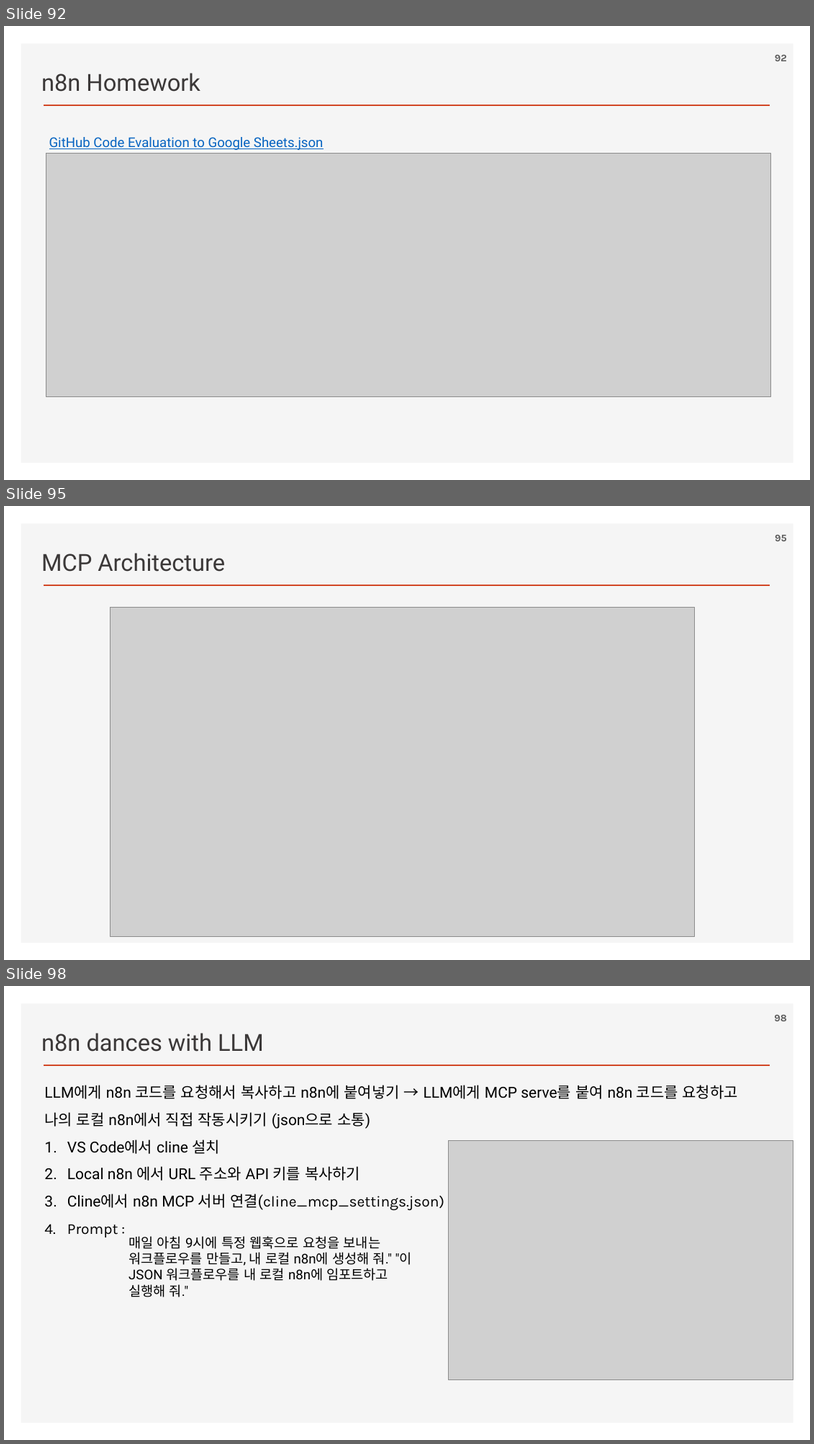
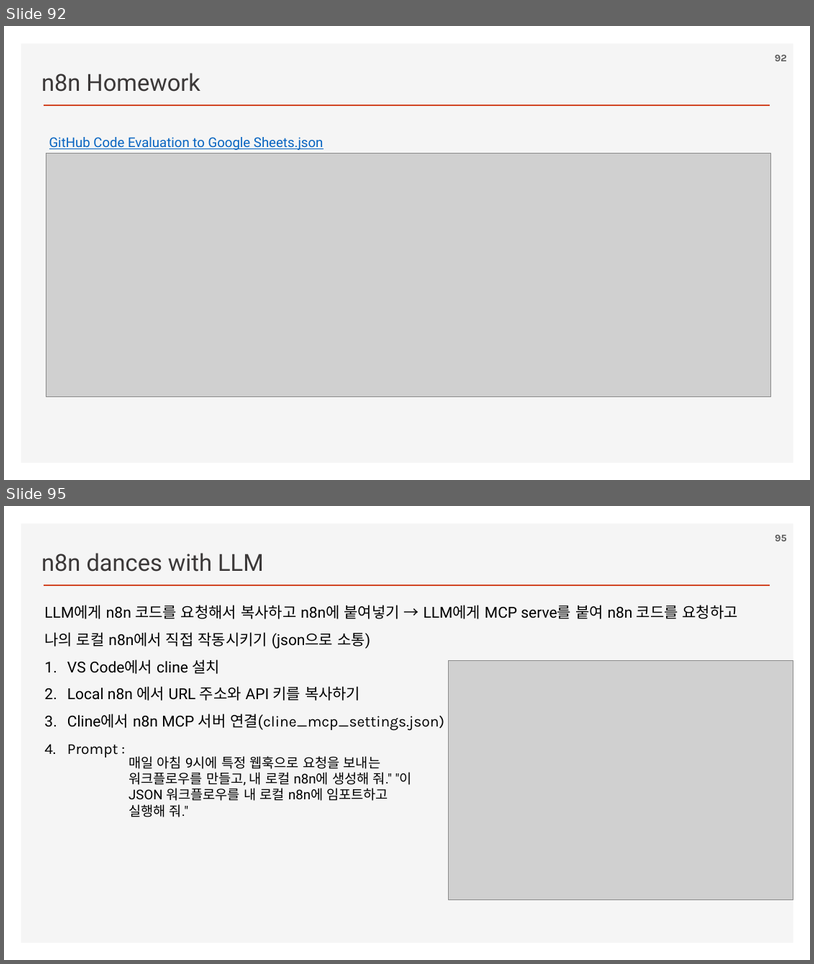
Before and after one commit to ancestor9/2026_Fall_AI-Workflow, a slide deck: PPTs/04_AI Workflow_n8n.pptx. Shown one above the other, each under a label of ours: slides 92, 95 and 98 before the commit, slides 92 and 95 after it; the slides between them are not shown. The pictures are 814x1444 and 814x964 pixels, drawn with LibreOffice and Linux fonts; fonts in the diff are those of the drawing; grey boxes stand for pictures; background and template pictures are left out. Boxes give left, top, right and bottom in pixels: in the first picture for what was removed or moved away, otherwise in the second. Text is boxed around its words. In the diff, an @@ line names an element or a change of style, - is before the commit and + after.

```diff
--- a/PPTs/04_AI Workflow_n8n.pptx
+++ b/PPTs/04_AI Workflow_n8n.pptx
@@ slide 95 removed at (4, 506, 810, 960), background #FFFFFF; not listed: 2 template elements that a slide beside it also shows @@
@@ page number removed at (775, 535, 787, 541) @@
-95
@@ text removed at (41, 553, 225, 572) @@
-MCP Architecture
@@ picture removed at (111, 607, 695, 936) @@
@@ what was slide 98 is now slide 95 @@
@@ page number at (775, 535, 787, 541): text changed @@
-98
+95
```
Also in this commit, not shown: 4 slides changed, 2 other slides removed.
